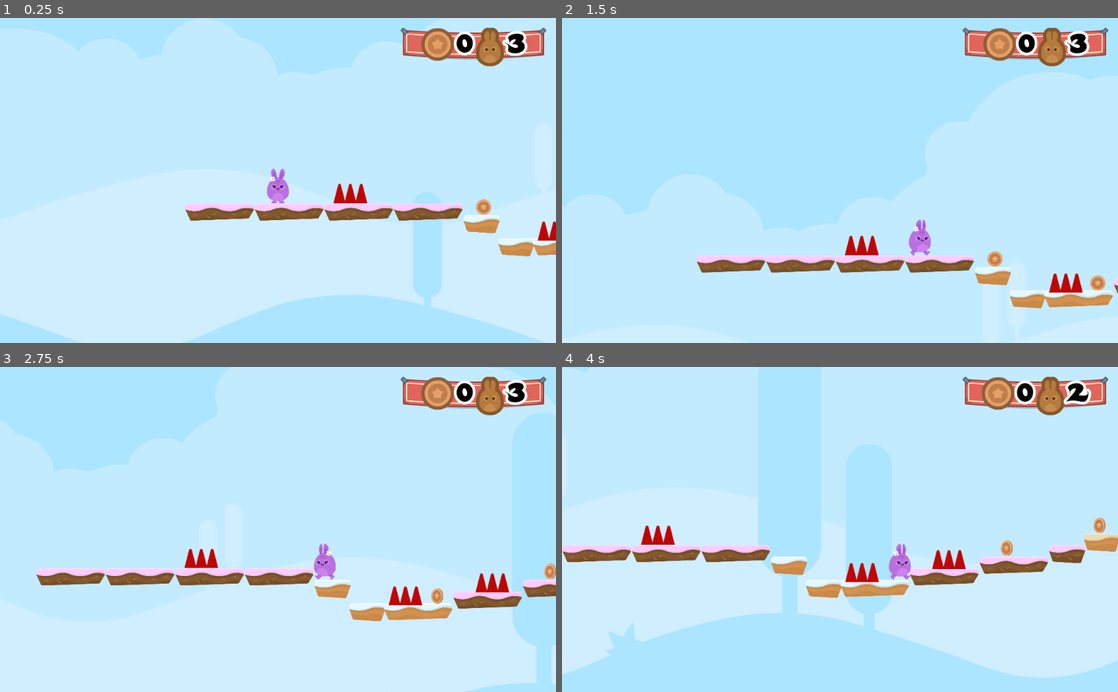
Above: before the commit, frames 1-4 (two rows, left to right).
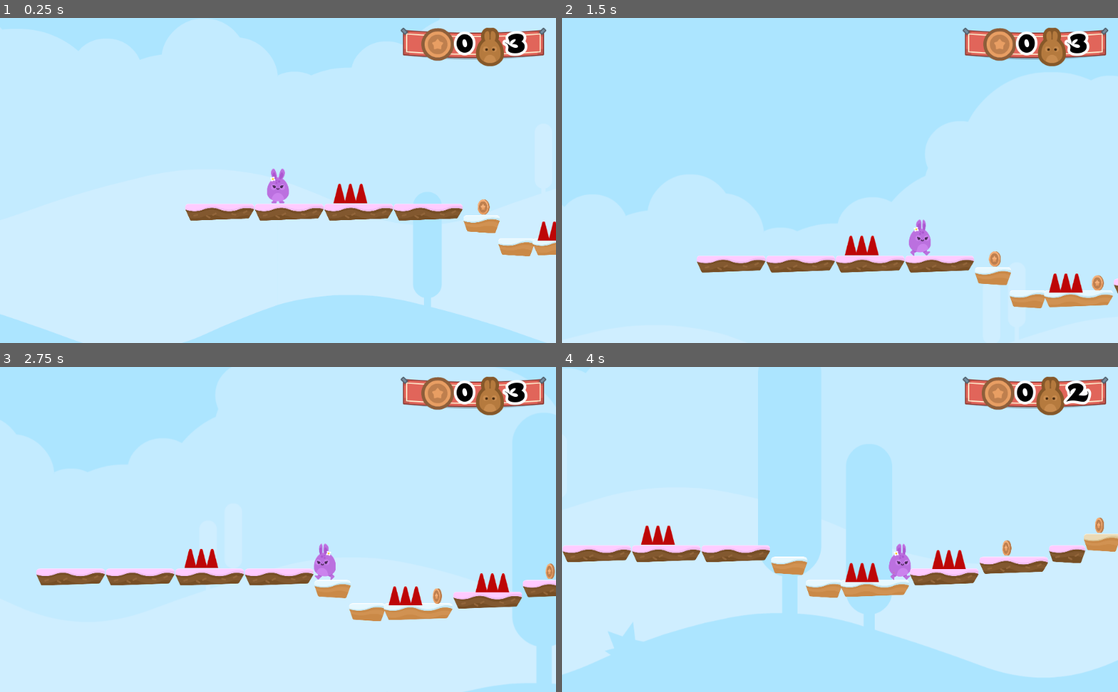
Above: after the commit, the same moments.

Repository: KennedyMungai/SimplePlatformer
Game: Godot game, scene res://Scenes/Levels/Level1.tscn
The game is run twice, just before and just after one commit, with the same random seed, the same clock (stepped at 60 frames per second) and the same inputs.
Inputs:
- Up to frame 1 (0.25 s): no input
- Up to frame 2 (1.5 s): hold D (right) from 0.53 s (still down); tap W (jump) at 0.77 s
- Up to frame 3 (2.75 s): tap W (jump) at 1.52 s; release D (right) at 2.03 s; hold A (left) from 2.03 s (still down)
- Up to frame 4 (4 s): release A (left) at 2.78 s; hold D (right) from 2.78 s (still down); tap W (jump) at 3.02, 3.77 s

The runs differ from the first frame. In frame 1, less than 0.1% of the frame differs, in the area x 85-89%, y 55-61%; in frame 2, 0.1%, in the area x 76-98%, y 71-84%; in frame 3, less than 0.1%; in frame 4, less than 0.1%.

Commit message:
Maintenance commit

Diff:
--- a/Scenes/Coin.tscn
+++ b/Scenes/Coin.tscn
@@ -69,7 +69,7 @@
 [node name="AnimatedSprite" type="AnimatedSprite" parent="."]
 frames = SubResource( 1 )
 animation = "spin"
-frame = 4
+frame = 5
 playing = true
 
 [node name="Area2D" type="Area2D" parent="."]
